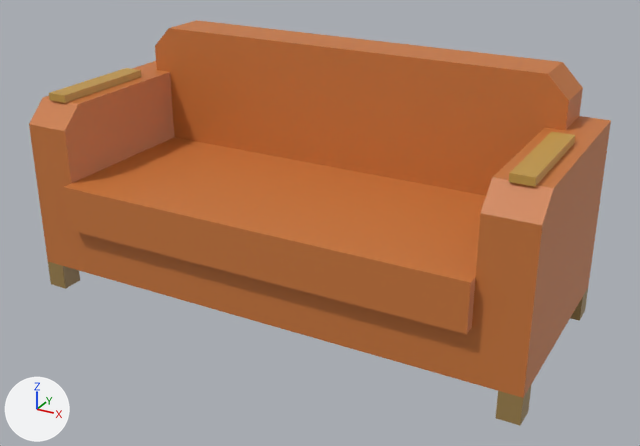
A saved change to the glTF model s2/models/props_field/settee.glb.
The view is the same before and after, from a 50 mm lens placed at (1.374, -2.408, 1.51), pointed at (0.061, -0.021, 0.316). The axes (+X, +Y, +Z) are drawn at lower left. The lights are the same throughout. The older version comes first. Vertices at exactly the same position are counted once.

The first picture shows 'settee'.
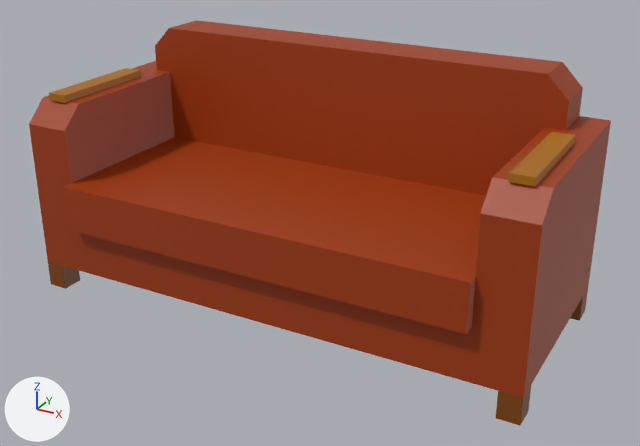
The change in detail:
me_settee has 82 vertices, 147 faces and spans x -0.88..0.88, y -0.39..0.39, z 0.0..0.85.
me_settee is used by ob_settee; location (0.0, 0.0, 0.0).
me_settee part 1: 107 faces centred in x -0.88..0.88, y -0.39..0.39, z 0.09..0.85 are repainted in the vertex colours; the middle colour goes from orange #cb783c to brown #a03a03.
me_settee part 2: 40 faces centred in x -0.88..0.88, y -0.35..0.39, z 0.0..0.06 are repainted in the vertex colours; the middle colour goes from brown #9e824e to brown #814500.

What differs and where, as boxes [x1, y1, x2, y2] in the pictures (640 x 446 px):
part 1 of me_settee, recoloured (orange to brown)
    both: [29, 20, 611, 398]
part 2 of me_settee, recoloured
    both: [48, 262, 588, 426]
